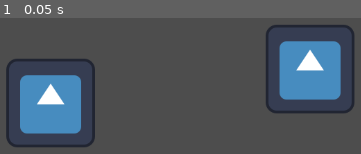
Above: before the commit, frame 1.
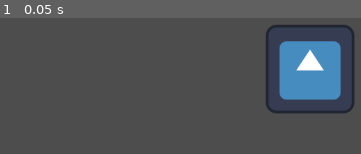
Above: after the commit, the same moment.

Repository: shadow-cove-studios/creature-cafe
Game: Godot game, scene res://scene.tscn
The game is run twice, just before and just after one commit, with the same random seed, the same clock (stepped at 60 frames per second) and the same inputs. The engine's default icon, where the game draws it, is replaced by a stand-in: a white triangle on a blue panel in a dark square.
Inputs:
- Up to frame 1 (0.05 s): no input

The runs differ from the first frame. In frame 1, 9.3% of the frame differs, in the area x 1-27%, y 30-95%.

Commit message:
commit
removed icon

Diff:
--- a/project/scene.tscn
+++ b/project/scene.tscn
@@ -10,7 +10,3 @@
 [node name="Sprite2D" type="Sprite2D" parent="."]
 position = Vector2(535, 244)
 texture = ExtResource("1_n1xa0")
-
-[node name="Icon" type="Sprite2D" parent="."]
-position = Vector2(161, 293)
-texture = ExtResource("1_n1xa0")
